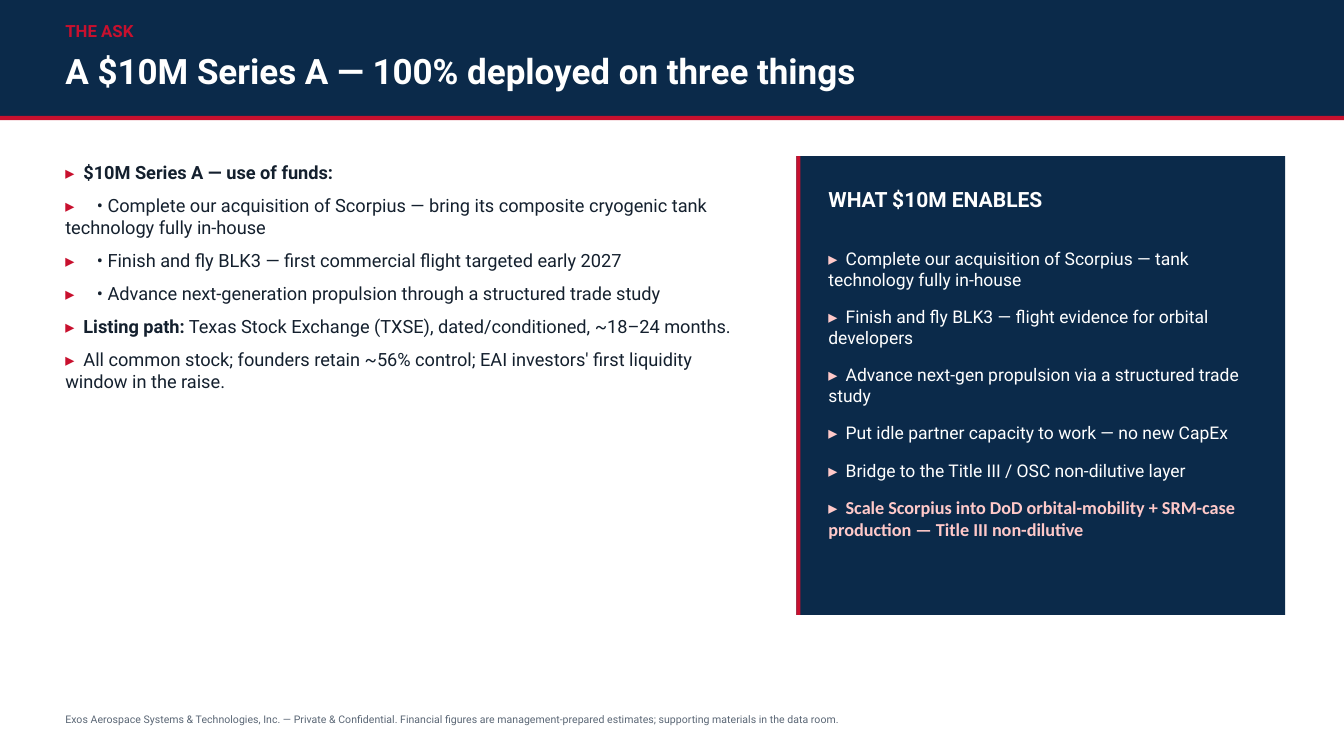
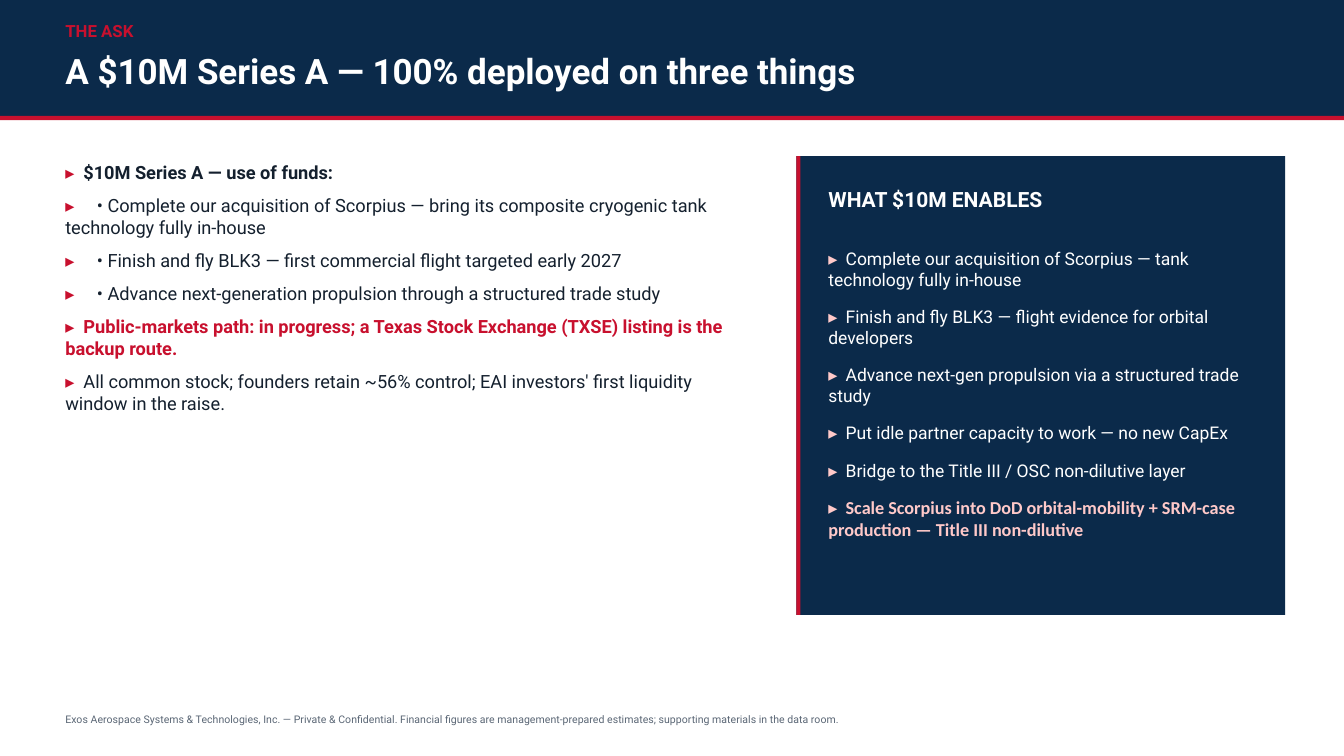
Before and after one commit to ExosAerospace/workspace, a slide deck: slide 13 of data-room/Exos_SeriesA/_CANONICAL/Exos_SeriesA_StrategicDeck_2026-09-06_CURRENT_rev-2026-10-10.pptx. Drawn at 1344x756 pixels with LibreOffice and Linux fonts; fonts in the diff are those of the drawing. Boxes give left, top, right and bottom in pixels: in the first picture for what was removed or moved away, otherwise in the second. Text is boxed around its words. In the diff, an @@ line names an element or a change of style, - is before the commit and + after.

```diff
--- a/data-room/Exos_SeriesA/_CANONICAL/Exos_SeriesA_StrategicDeck_2026-09-06_CURRENT_rev-2026-10-10.pptx
+++ b/data-room/Exos_SeriesA/_CANONICAL/Exos_SeriesA_StrategicDeck_2026-09-06_CURRENT_rev-2026-10-10.pptx
@@ text at (65, 319, 722, 359): text changed; text colour #14202E to #C8102E; bold on @@
-▸ Listing path: Texas Stock Exchange (TXSE), dated/conditioned, ~18–24 months.
+▸ Public-markets path: in progress; a Texas Stock Exchange (TXSE) listing is the backup route.
```
Also in this commit, not shown: 2 other slides changed, 8 other files.
